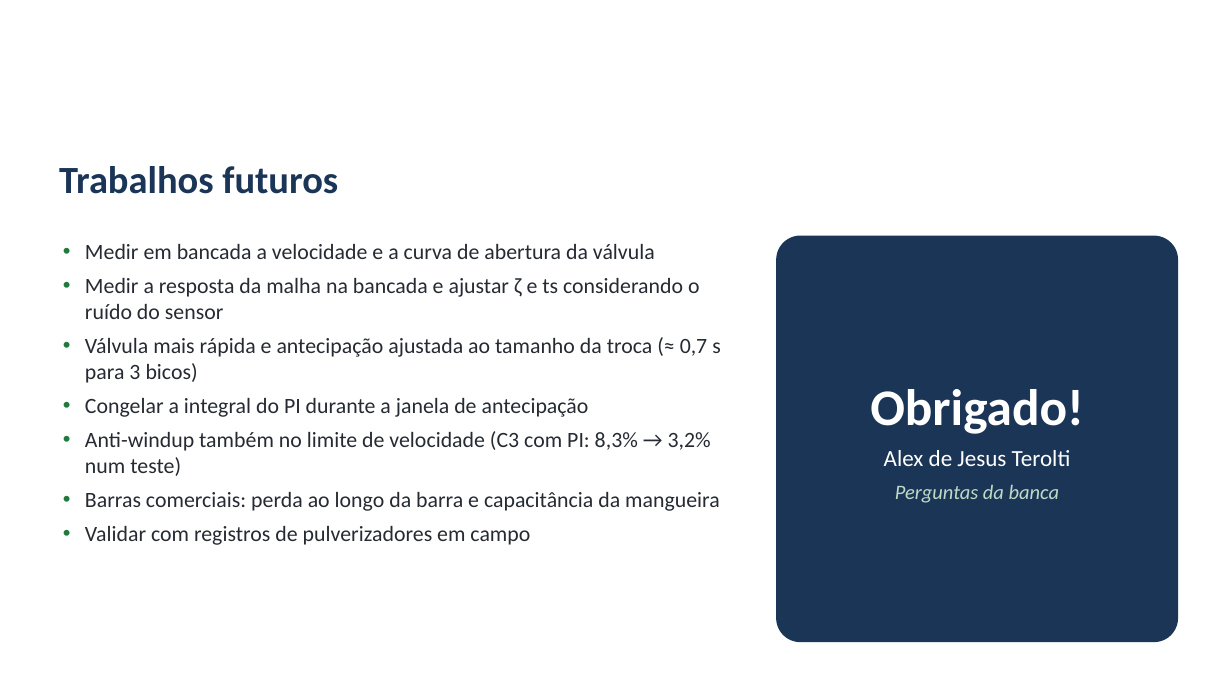
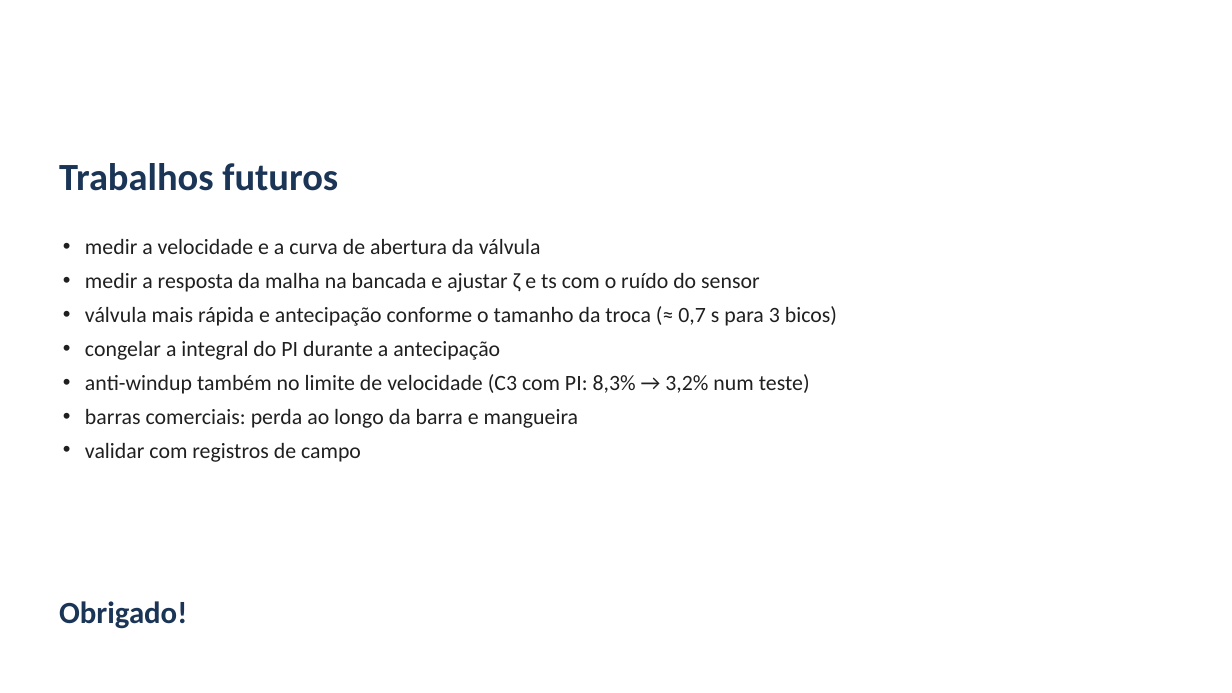
Before and after one commit to alexteroltismart/tcc, a slide deck: slide 26 of docs/Apresentacao_Banca_TCC_v25.pptx (slide 27 before the commit). Drawn at 1232x693 pixels with LibreOffice and Linux fonts; fonts in the diff are those of the drawing; background and template pictures are left out. Boxes give left, top, right and bottom in pixels: in the first picture for what was removed or moved away, otherwise in the second. Text is boxed around its words. In the diff, an @@ line names an element or a change of style, - is before the commit and + after.

```diff
--- a/docs/Apresentacao_Banca_TCC_v25.pptx
+++ b/docs/Apresentacao_Banca_TCC_v25.pptx
@@ text "Trabalhos futuros" at <box>59,163,338,191</box>: vertical alignment middle to top @@
@@ text at <box>85,239,837,462</box>: text changed; text colour #262B33 to #202020 @@
-• Medir em bancada a velocidade e a curva de abertura da válvula
-• Medir a resposta da malha na bancada e ajustar ζ e ts considerando o ruído do sensor
-• Válvula mais rápida e antecipação ajustada ao tamanho da troca (≈ 0,7 s para 3 bicos)
-• Congelar a integral do PI durante a janela de antecipação
-• Anti-windup também no limite de velocidade (C3 com PI: 8,3% → 3,2% num teste)
-• Barras comerciais: perda ao longo da barra e capacitância da mangueira
-• Validar com registros de pulverizadores em campo
+• medir a velocidade e a curva de abertura da válvula
+• medir a resposta da malha na bancada e ajustar ζ e ts com o ruído do sensor
+• válvula mais rápida e antecipação conforme o tamanho da troca (≈ 0,7 s para 3 bicos)
+• congelar a integral do PI durante a antecipação
+• anti-windup também no limite de velocidade (C3 com PI: 8,3% → 3,2% num teste)
+• barras comerciais: perda ao longo da barra e mangueira
+• validar com registros de campo
@@ rounded rectangle removed at <box>776,236,1178,642</box> @@
@@ text removed at <box>870,389,1083,503</box> @@
-Obrigado!
-Alex de Jesus Terolti
-Perguntas da banca
@@ text added at <box>59,601,187,629</box>, 24 pt, text #1B3557, bold @@
+Obrigado!
```
Also in this commit, not shown: 24 other slides changed, 1 slide removed, 4 other files.
